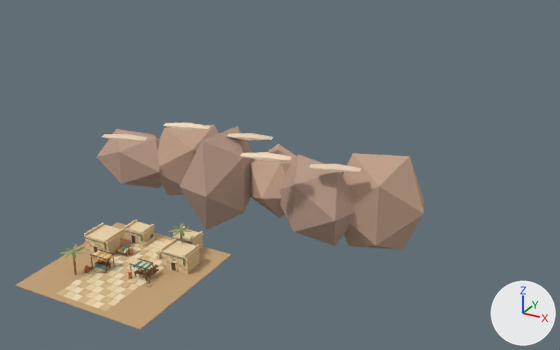
What one commit did to the glTF model client/public/assets/models/market/market.glb.
Before and after are seen from a 50 mm camera at (97.3, -109.7, 84.4) aimed at (-5.1, 76.4, -8.6). The axes (+X, +Y, +Z) are drawn at lower right. The lights are the same throughout. The older version comes first. Where no turn or scale is listed for an object, it has been applied to the vertices. Vertices at exactly the same position are counted once.

In view in the first picture: 'market-surface' and 1 more.
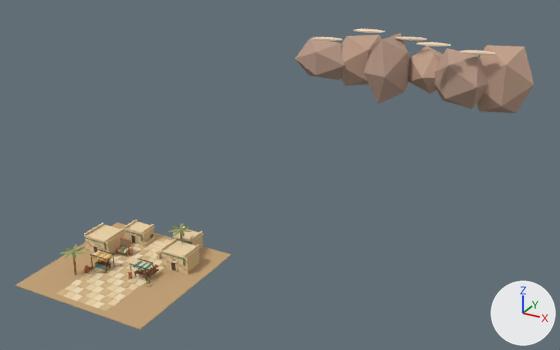
Pixel boxes [x1, y1, x2, y2] of what changed, in the pictures (560 x 350 px; the box of a moved part takes in the faces that stretch with it):
'market-surface', reshaped (27% wider, 45% taller): before [16, 123, 424, 330]; after [16, 29, 534, 330]
part 1 of me_mesh_36, moved or reshaped: before [97, 129, 162, 188]; after [295, 39, 345, 80]
part 2 of me_mesh_36, moved or reshaped: before [157, 125, 219, 196]; after [341, 35, 382, 86]
part 3 of me_mesh_36, moved or reshaped: before [180, 126, 256, 230]; after [363, 33, 411, 104]
part 4 of me_mesh_36, moved or reshaped: before [250, 144, 297, 218]; after [408, 46, 443, 94]
part 5 of me_mesh_36, moved or reshaped: before [279, 154, 355, 246]; after [434, 48, 488, 109]
part 6 of me_mesh_36, moved or reshaped: before [343, 153, 424, 250]; after [477, 45, 534, 113]
part 7 of me_mesh_36, moved or reshaped: before [102, 134, 147, 141]; after [311, 37, 342, 41]
part 8 of me_mesh_36, moved or reshaped: before [163, 123, 210, 130]; after [353, 29, 385, 33]
part 9 of me_mesh_36, moved or reshaped: before [227, 133, 273, 140]; after [395, 37, 427, 41]
part 10 of me_mesh_36, moved or reshaped: before [240, 152, 292, 161]; after [417, 42, 451, 46]
part 11 of me_mesh_36, moved or reshaped: before [309, 164, 361, 172]; after [461, 50, 495, 55]

The change, as a list of edits to the scene's bpy script:
```text
Change me_mesh_36:
    used by ob_market_surface; location = (0.0, 0.0, 0.0)
    remove me_mesh_36.from_pydata(...)  # 6287 vertices, 10177 faces; spans x -46.1..47.0, y -16.0..65.9, z -11.8..16.6
    add me_mesh_36.from_pydata(...)  # 6287 vertices, 10177 faces; spans x -46.1..47.0, y -16.0..185.9, z -11.8..16.6
    me_mesh_36 part 1: the loose piece of 12 vertices spanning x -46.1..-23.9, y 40.3..55.7, z -6.7..8.7 is moved by (0.0, 120.0, 0.0)
    me_mesh_36 part 2: the loose piece of 12 vertices spanning x -32.5..-9.5, y 43.3..64.7, z -9.2..11.2 is moved by (0.0, 120.0, 0.0)
    me_mesh_36 part 3: the loose piece of 12 vertices spanning x -14.5..0.5, y 36.3..59.7, z -11.8..13.8 is moved by (0.0, 120.0, 0.0)
    me_mesh_36 part 4: the loose piece of 12 vertices spanning x -2.7..16.7, y 42.1..65.9, z -6.7..8.7 is moved by (0.0, 120.0, 0.0)
    me_mesh_36 part 5: the loose piece of 12 vertices spanning x 9.0..33.0, y 39.8..56.2, z -9.2..11.2 is moved by (0.0, 120.0, 0.0)
    me_mesh_36 part 6: the loose piece of 12 vertices spanning x 23.0..47.0, y 45.7..62.3, z -11.8..13.8 is moved by (0.0, 120.0, 0.0)
    me_mesh_36 part 7: the loose piece of 12 vertices spanning x -34.0..-22.0, y 32.2..37.8, z 12.4..13.6 is moved by (0.0, 120.0, 0.0)
    me_mesh_36 part 8: the loose piece of 12 vertices spanning x -20.0..-8.0, y 40.2..45.8, z 15.4..16.6 is moved by (0.0, 120.0, 0.0)
    me_mesh_36 part 9: the loose piece of 12 vertices spanning x -6.0..6.0, y 48.2..53.8, z 12.4..13.6 is moved by (0.0, 120.0, 0.0)
    me_mesh_36 part 10: the loose piece of 12 vertices spanning x 8.0..20.0, y 32.2..37.8, z 15.4..16.6 is moved by (0.0, 120.0, 0.0)
    me_mesh_36 part 11: the loose piece of 12 vertices spanning x 22.0..34.0, y 40.2..45.8, z 12.4..13.6 is moved by (0.0, 120.0, 0.0)
```
